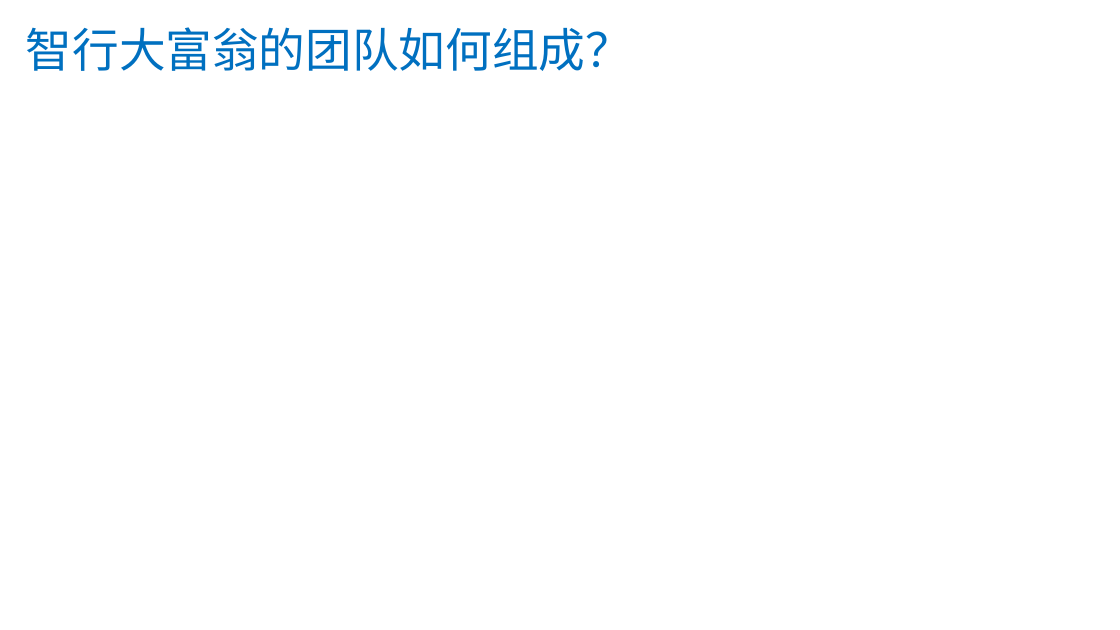
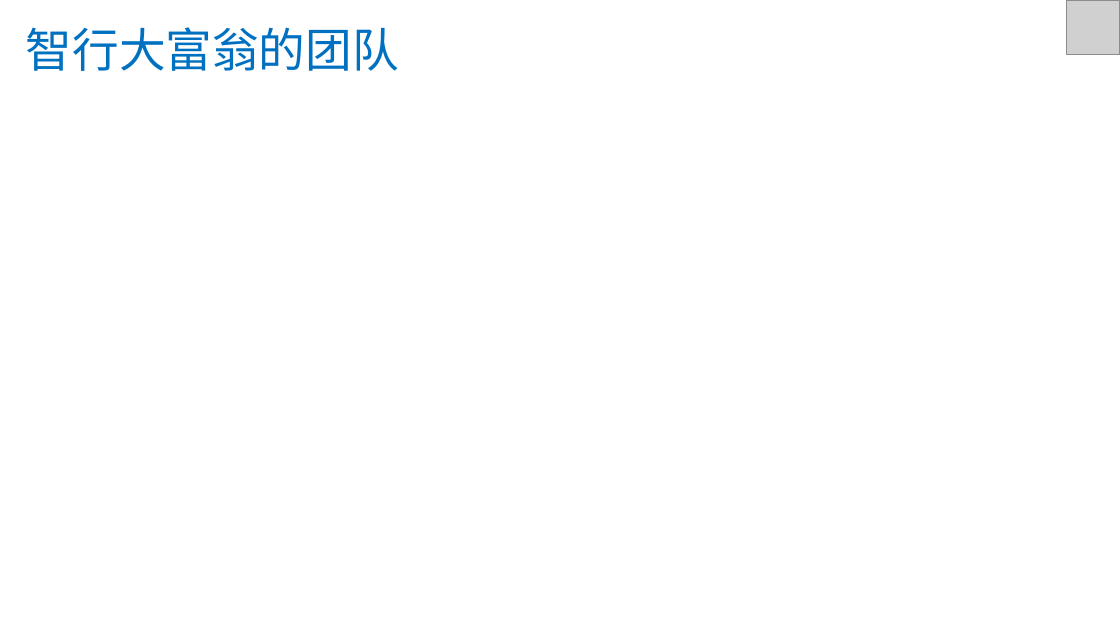
Before and after one commit to 70659361/VMonopoly, a slide deck: slide 10 of XMonopoly.pptx. Drawn at 1120x630 pixels with LibreOffice and Linux fonts; fonts in the diff are those of the drawing; grey boxes stand for pictures. Boxes give left, top, right and bottom in pixels: in the first picture for what was removed or moved away, otherwise in the second. Text is boxed around its words. In the diff, an @@ line names an element or a change of style, - is before the commit and + after.

```diff
--- a/XMonopoly.pptx
+++ b/XMonopoly.pptx
@@ text at bbox=[26, 27, 399, 71]: text changed @@
-智行大富翁的团队如何组成？
+智行大富翁的团队
@@ picture added at bbox=[1067, 0, 1120, 55] @@
```
Also in this commit, not shown: 9 other slides changed.
